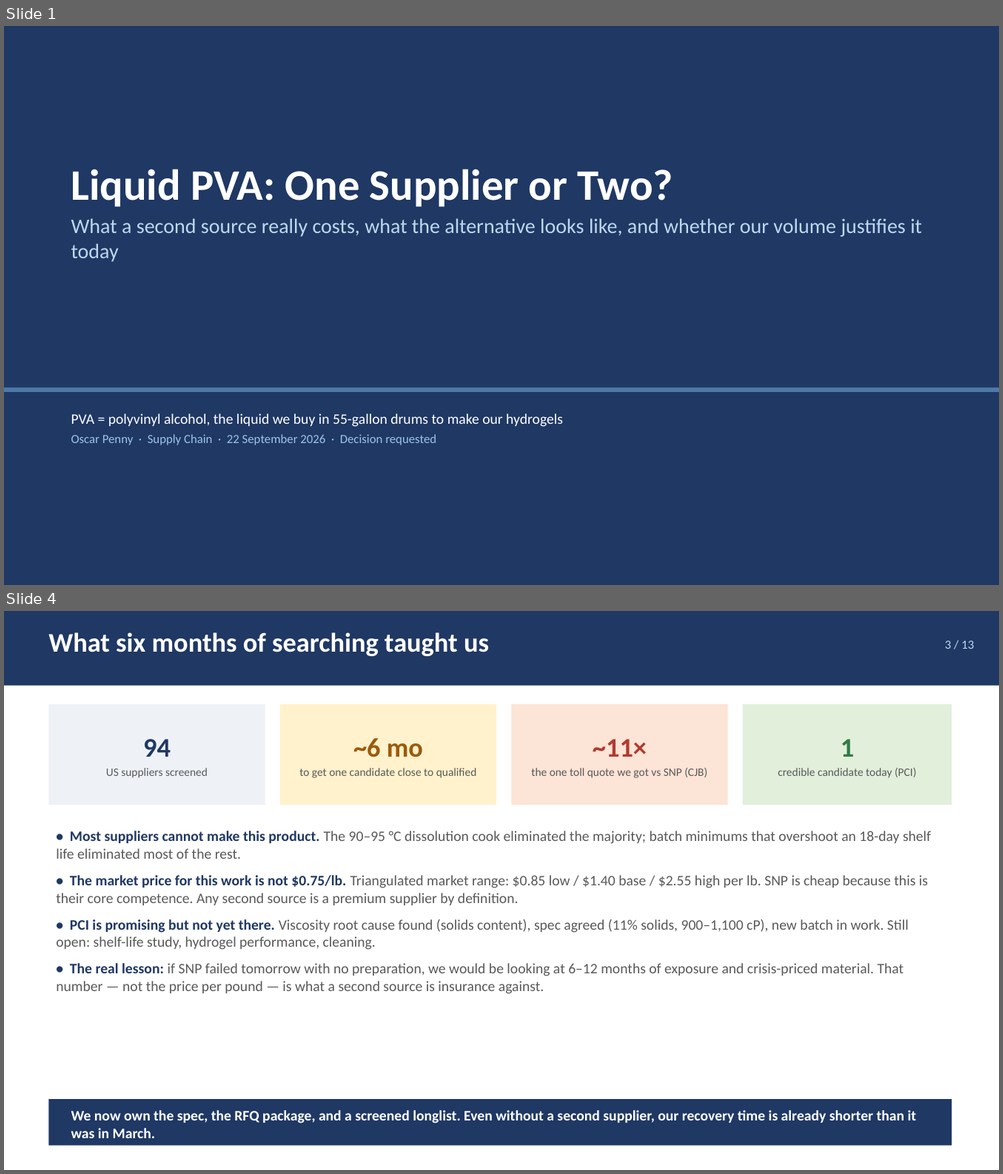
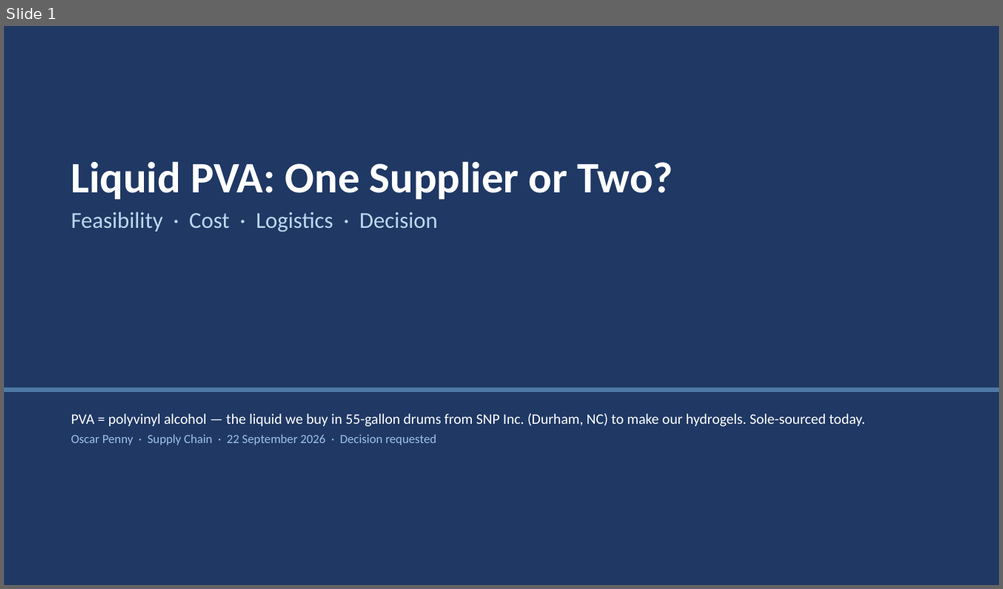
Before and after one commit to naviero1/Claude-Works, a slide deck: PVA second supplier initiative/PVA_Second_Supplier_Leadership_Deck.pptx. Shown one above the other, each under a label of ours: slides 1 and 4 before the commit, slide 1 after it; the slides between them are not shown. The pictures are 1003x1174 and 1003x589 pixels, drawn with LibreOffice and Linux fonts; fonts in the diff are those of the drawing. Boxes give left, top, right and bottom in pixels: in the first picture for what was removed or moved away, otherwise in the second. Text is boxed around its words. In the diff, an @@ line names an element or a change of style, - is before the commit and + after.

```diff
--- a/PVA second supplier initiative/PVA_Second_Supplier_Leadership_Deck.pptx
+++ b/PVA second supplier initiative/PVA_Second_Supplier_Leadership_Deck.pptx
@@ slide 4 removed at (x1=4, y1=611, x2=999, y2=1170), background #FFFFFF @@
@@ rectangle removed at (x1=4, y1=611, x2=999, y2=686) @@
@@ text removed at (x1=48, y1=632, x2=489, y2=656) @@
-What six months of searching taught us
@@ text removed at (x1=945, y1=641, x2=973, y2=649) @@
-3 / 13
@@ rectangle removed at (x1=48, y1=704, x2=265, y2=805) @@
@@ rectangle removed at (x1=280, y1=704, x2=496, y2=805) @@
@@ rectangle removed at (x1=512, y1=704, x2=728, y2=805) @@
@@ rectangle removed at (x1=743, y1=704, x2=951, y2=805) @@
@@ text removed at (x1=106, y1=739, x2=208, y2=778) @@
-94
-US suppliers screened
@@ text removed at (x1=299, y1=738, x2=477, y2=778) @@
-~6 mo
-to get one candidate close to qualified
@@ text removed at (x1=531, y1=739, x2=707, y2=778) @@
-~11×
-the one toll quote we got vs SNP (CJB)
@@ text removed at (x1=777, y1=739, x2=916, y2=778) @@
-1
-credible candidate today (PCI)
@@ text removed at (x1=56, y1=831, x2=930, y2=994) @@
-• Most suppliers cannot make this product. The 90–95 °C dissolution cook eliminated the majority; batch minimums that overshoot an 18-day shelf life eliminated most of the rest.
-• The market price for this work is not $0.75/lb. Triangulated market range: $0.85 low / $1.40 base / $2.55 high per lb. SNP is cheap because this is their core competence. Any second source is a premium supplier by definition.
-• PCI is promising but not yet there. Viscosity root cause found (solids content), spec agreed (11% solids, 900–1,100 cP), new batch in work. Still open: shelf-life study, hydrogel performance, cleaning.
-• The real lesson: if SNP failed tomorrow with no preparation, we would be looking at 6–12 months of exposure and crisis-priced material. That number — not the price per pound — is what a second source is insurance against.
@@ rectangle removed at (x1=48, y1=1099, x2=951, y2=1146) @@
@@ text removed at (x1=71, y1=1111, x2=916, y2=1139) @@
-We now own the spec, the RFQ package, and a screened longlist. Even without a second supplier, our recovery time is already shorter than it was in March.
@@ slide 1 changed as well @@
@@ text "Liquid PVA: One Supplier or ..." moved from (x1=71, y1=169, x2=922, y2=262) to (x1=71, y1=161, x2=674, y2=232) @@
@@ text at (x1=71, y1=212, x2=438, y2=232): text changed; size 20 to 22 pt @@
-What a second source really costs, what the alternative looks like, and whether our volume justifies it today
+Feasibility · Cost · Logistics · Decision
@@ text at (x1=71, y1=414, x2=865, y2=427): text changed @@
-PVA = polyvinyl alcohol, the liquid we buy in 55-gallon drums to make our hydrogels
+PVA = polyvinyl alcohol — the liquid we buy in 55-gallon drums from SNP Inc. (Durham, NC) to make our hydrogels. Sole-sourced today.
```
Also in this commit, not shown: 1 other slide changed, 7 slides added, 12 other slides removed, 6 other files.
